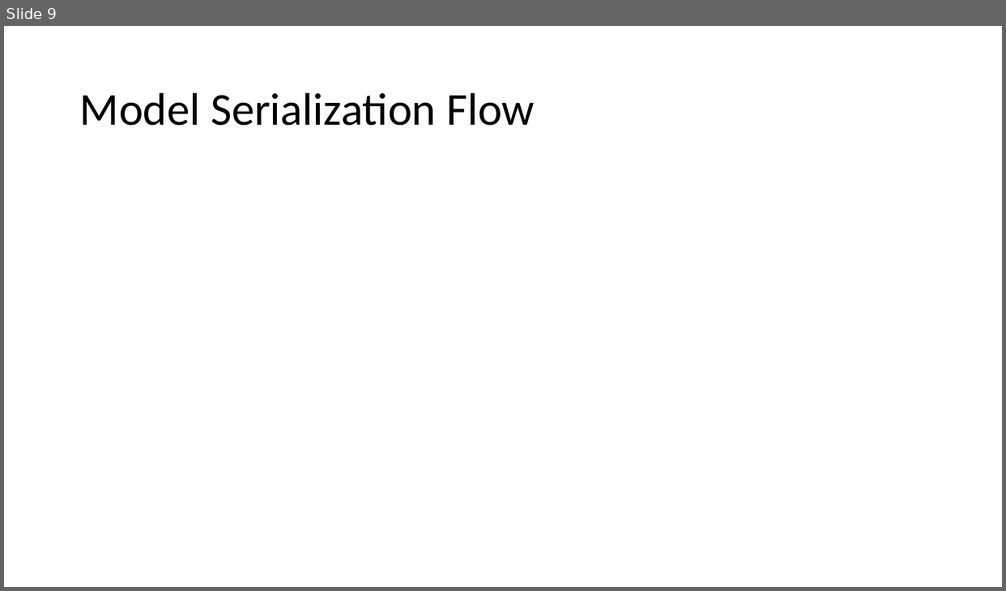
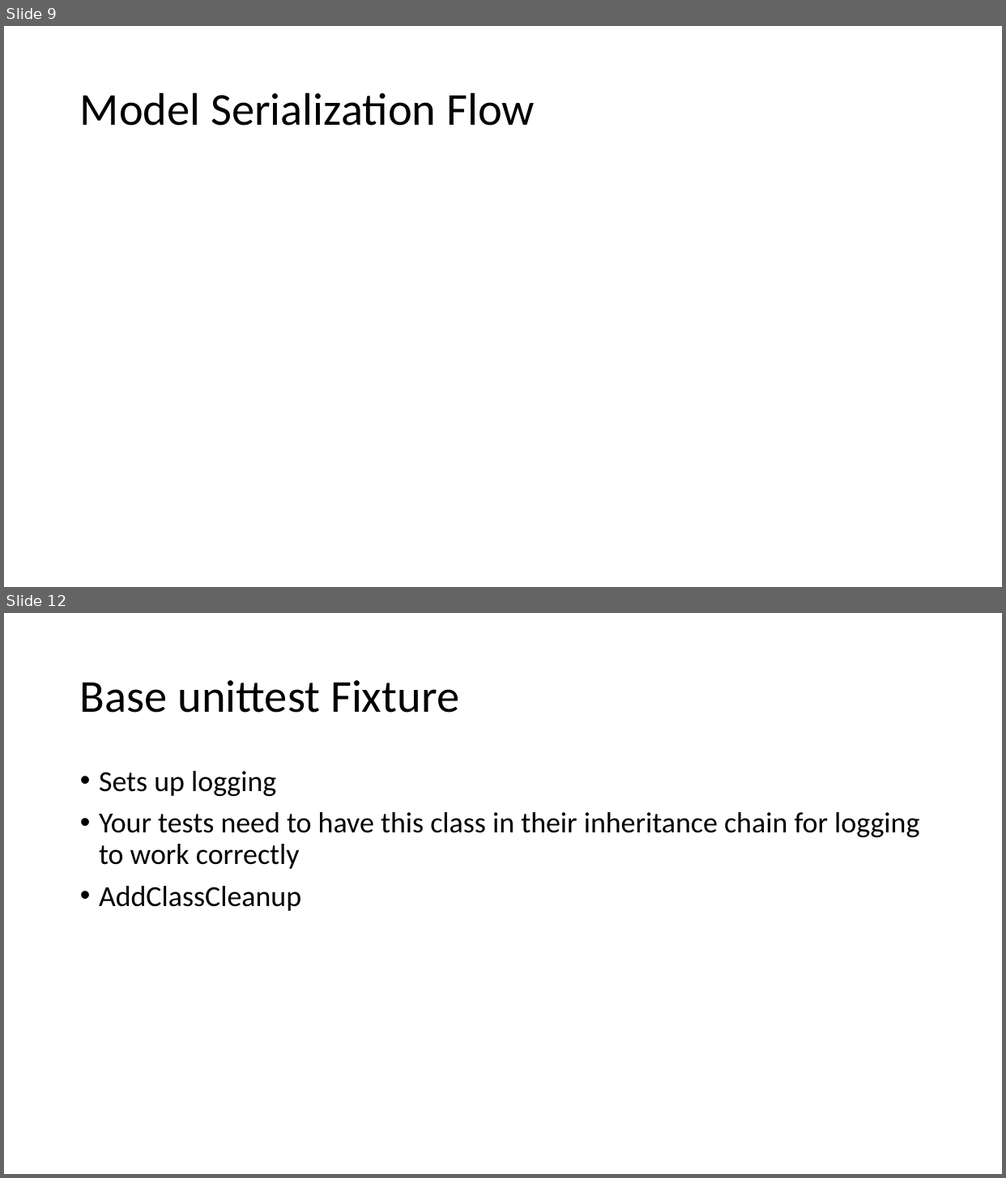
Before and after one commit to dwalleck/opencafe-training, a slide deck: OpenCafeTraining-Part1.pptx. Shown one above the other, each under a label of ours: slide 9 before the commit, slides 9 and 12 after it; the slides between them are not shown. The pictures are 1006x591 and 1006x1178 pixels, drawn with LibreOffice and Linux fonts; fonts in the diff are those of the drawing. Boxes give left, top, right and bottom in pixels: in the first picture for what was removed or moved away, otherwise in the second. Text is boxed around its words. In the diff, an @@ line names an element or a change of style, - is before the commit and + after.

```diff
--- a/OpenCafeTraining-Part1.pptx
+++ b/OpenCafeTraining-Part1.pptx
@@ slide 12 added at box(4, 613, 1002, 1174), background #FFFFFF @@
@@ title added at box(80, 680, 459, 713), 44 pt, text #000000 @@
+Base unittest Fixture
@@ text added at box(99, 771, 919, 911), 28 pt, text #000000 @@
+• Sets up logging
+• Your tests need to have this class in their inheritance chain for logging to work correctly
+• AddClassCleanup
```
Also in this commit, not shown: 4 slides changed, 3 other slides added, 1 other file.
